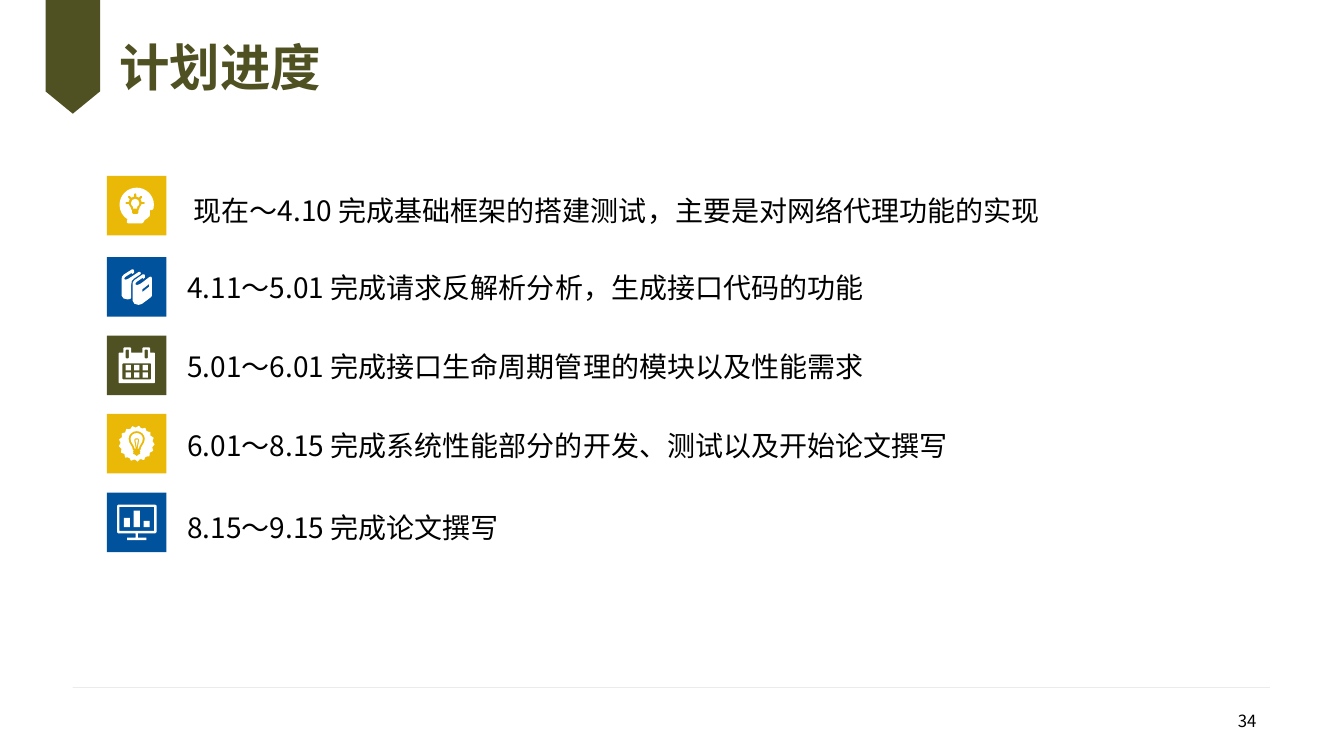
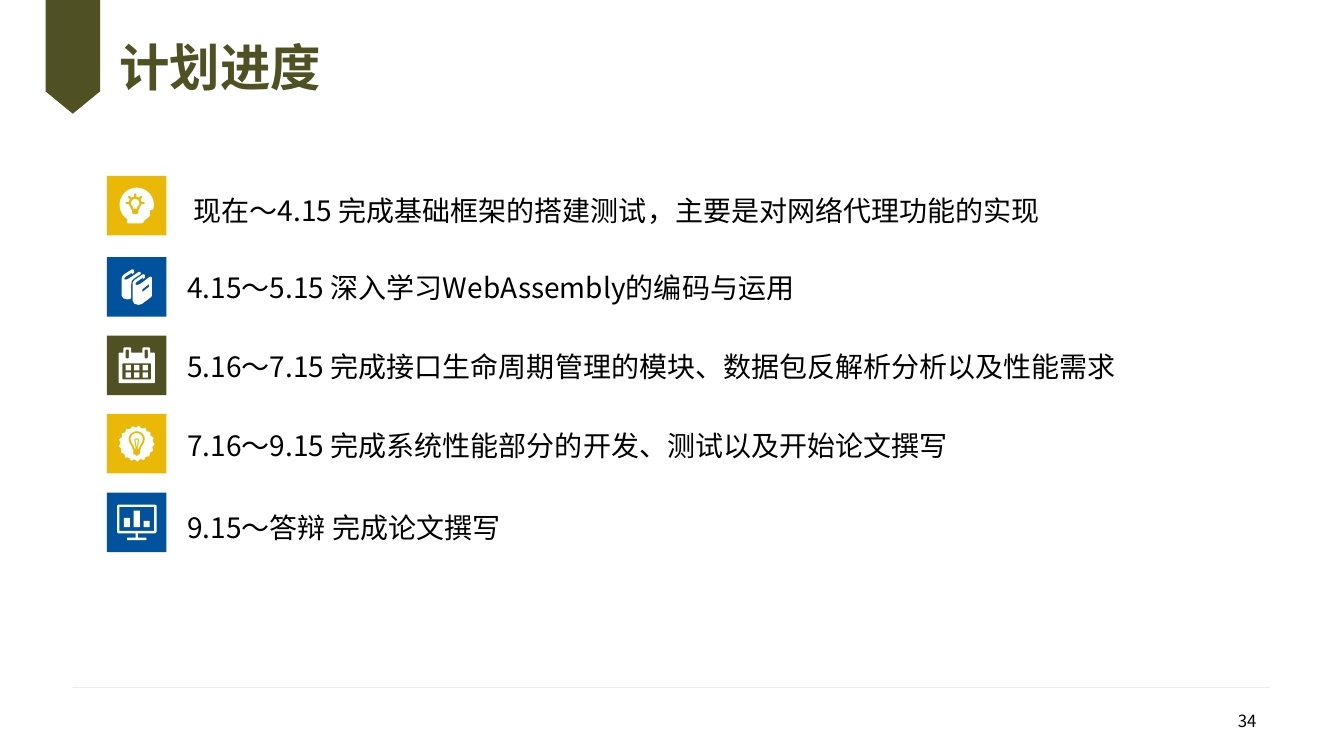
Before and after one commit to knoxnoe/GraduationProject, a slide deck: slide 34 of doc/paper/缑通旺-开题.pptx. Drawn at 1344x756 pixels with LibreOffice and Linux fonts; fonts in the diff are those of the drawing; background and template pictures are left out. Boxes give left, top, right and bottom in pixels: in the first picture for what was removed or moved away, otherwise in the second. Text is boxed around its words. In the diff, an @@ line names an element or a change of style, - is before the commit and + after.

```diff
--- a/doc/paper/缑通旺-开题.pptx
+++ b/doc/paper/缑通旺-开题.pptx
@@ text at (194,197,1040,224): text changed @@
-现在～4.10 完成基础框架的搭建测试，主要是对网络代理功能的实现
+现在～4.15 完成基础框架的搭建测试，主要是对网络代理功能的实现
@@ text at (187,274,794,305): text changed @@
-4.11～5.01 完成请求反解析分析，生成接口代码的功能
+4.15～5.15 深入学习WebAssembly的编码与运用
@@ text at (187,353,1116,380): text changed @@
-5.01～6.01 完成接口生命周期管理的模块以及性能需求
+5.16～7.15 完成接口生命周期管理的模块、数据包反解析分析以及性能需求
@@ text at (187,432,948,459): text changed @@
-6.01～8.15 完成系统性能部分的开发、测试以及开始论文撰写
+7.16～9.15 完成系统性能部分的开发、测试以及开始论文撰写
@@ text at (187,514,500,541): text changed @@
-8.15～9.15 完成论文撰写
+9.15～答辩 完成论文撰写
```
Also in this commit, not shown: 2 other files.
